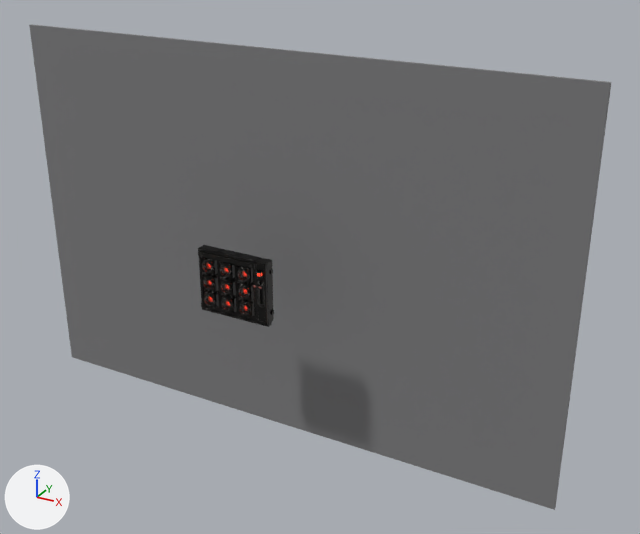
The Blender file tools/blender/ovenharvest.blend, before and after one commit.
The view is the same before and after, from a 50 mm camera at (12.9, -18.3, 11.2) aimed at (1.7, 2.2, 1.0). Arrows for +X, +Y and +Z are at lower left; the lights stay in place. The first picture is the older version.

In view in the first picture: 'OHBackdrop', 'OH_Cabinet', 'OH_Column', 'OH_Trim' and 3 more.
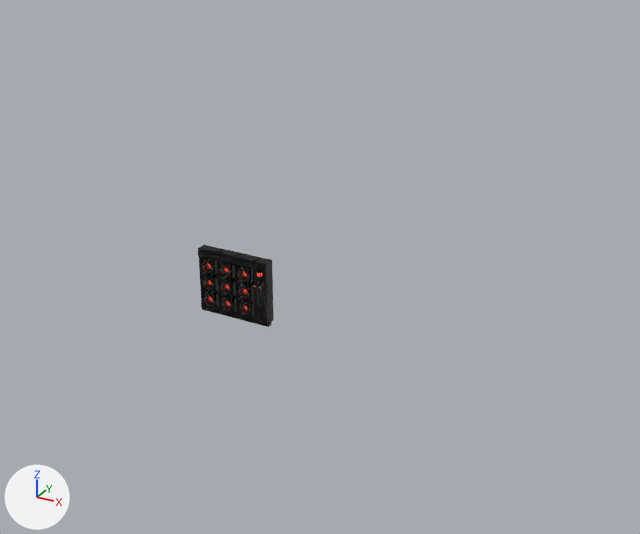
Pixel boxes (x1, y1, x2, y2) of what changed, in the pictures (640 x 534 px):
'OHBackdrop', hidden: before (29, 24, 611, 510)

The change in detail:
Object 'OHBackdrop' (ob_ohbackdrop) is now hidden.
